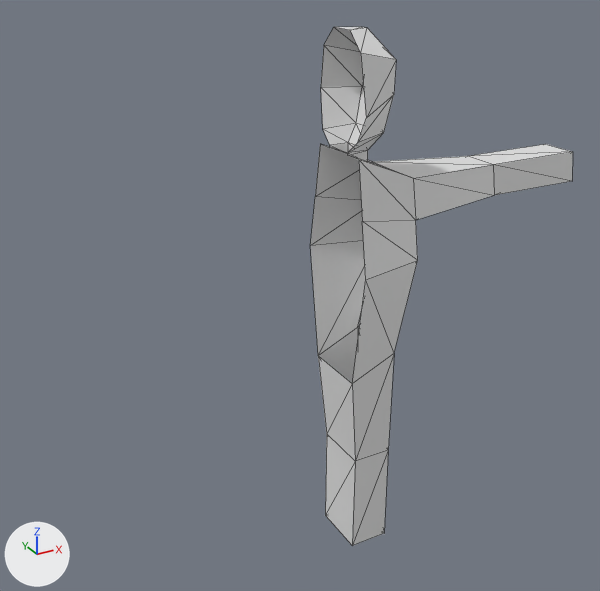
The glTF model public/human.glb: old version first, new version second.
Camera for both pictures: a camera (50 mm lens) standing at (-1.236, -2.015, 1.95) and looking at (-0.087, 0.074, 0.906). Arrows for +X, +Y and +Z are at lower left; the lights stay in place. Mesh edges are drawn as thin lines. Vertices at the same position are counted once.
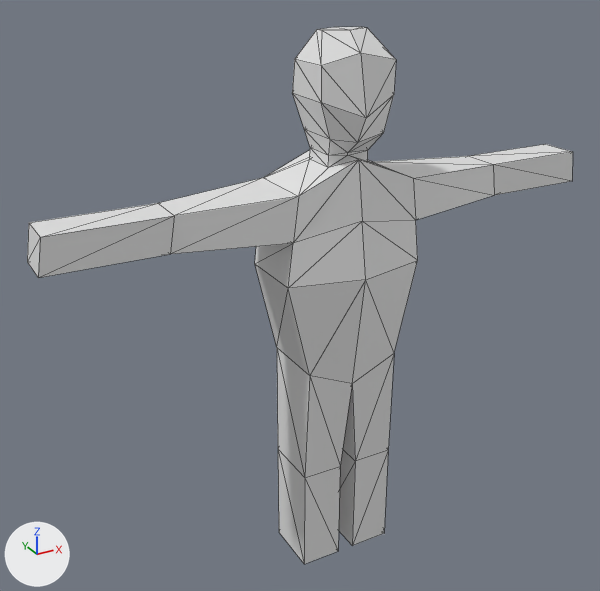
Commit message: load human

Boxes (x1, y1, x2, y2) around the edits, measured in the pictures (600 x 591 px):
'Cube', reshaped (107% wider)
    before: (310, 27, 573, 546)
    after: (27, 27, 573, 564)
part 1 of me_cube, added
    after: (27, 27, 366, 564)

Patch to the scene script:
```diff
--- a/public/human.glb.py
+++ b/public/human.glb.py
@@ me_cube @@
 # used by ob_cube; location = (0.0, 0.0, 0.0)
-me_cube.from_pydata(...)  # 56 vertices, 90 faces; spans x 0.0..0.89, y -0.16..0.16, z 0.0..1.71
+me_cube.from_pydata(...)  # 92 vertices, 180 faces; spans x -0.89..0.89, y -0.16..0.16, z 0.0..1.71
+# me_cube part 1
+# 36 vertices are added at x -0.89..-0.03, y -0.11..0.11, z 0.0..1.71
+# 90 new faces join them
 me_cube.materials.append(mat_material)
```
